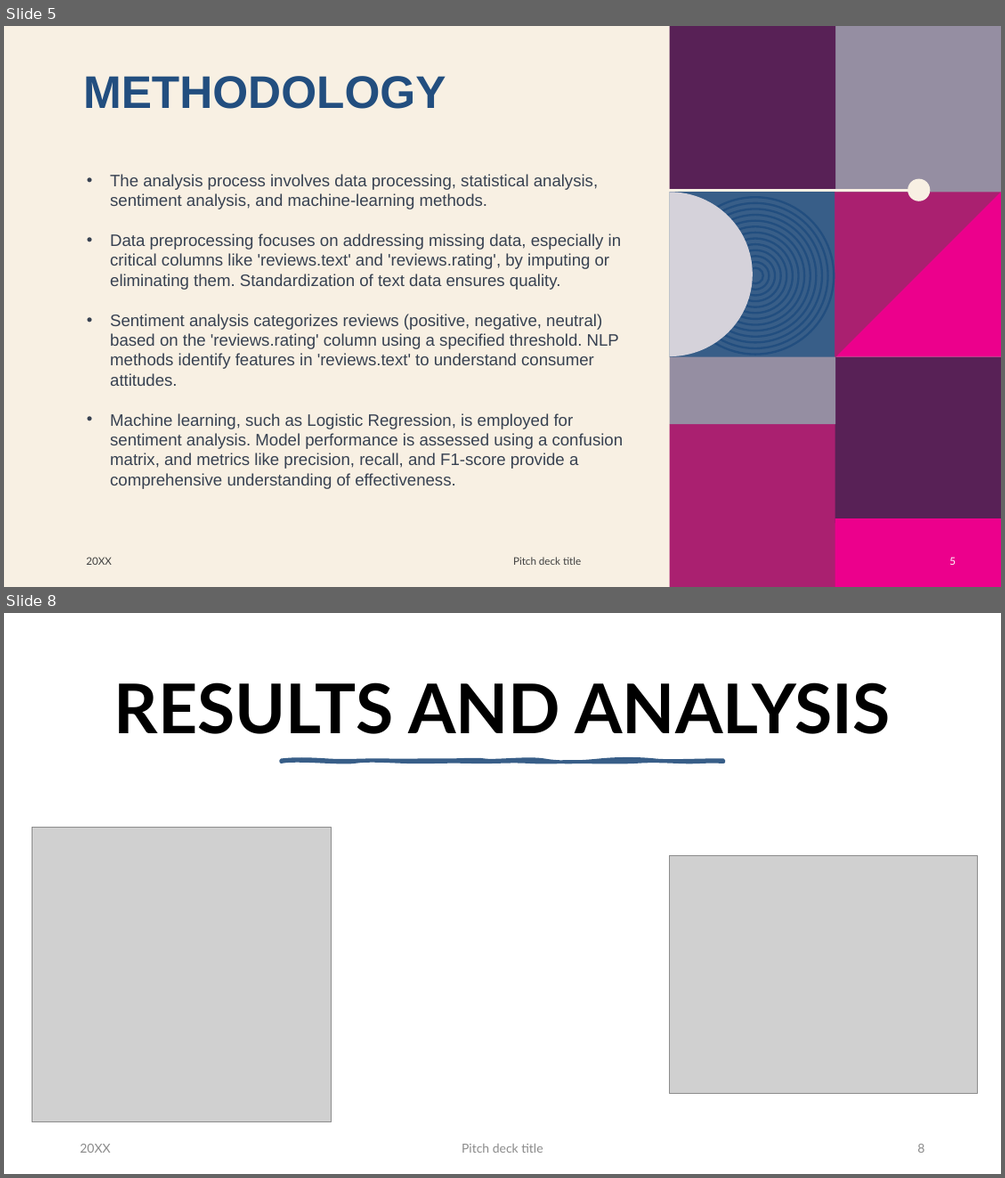
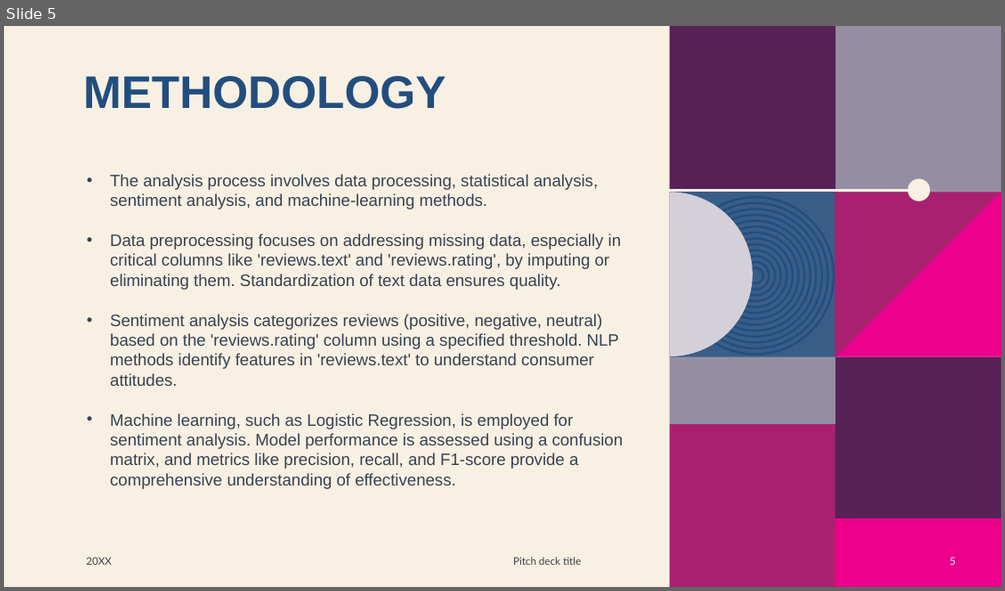
Before and after one commit to Demiarge/CSE431_BRACU, a slide deck: Submission4/slide.pptx. Shown one above the other, each under a label of ours: slides 5 and 8 before the commit, slide 5 after it; the slides between them are not shown. The pictures are 1005x1178 and 1005x591 pixels, drawn with LibreOffice and Linux fonts; fonts in the diff are those of the drawing; grey boxes stand for pictures; background and template pictures are left out. Boxes give left, top, right and bottom in pixels: in the first picture for what was removed or moved away, otherwise in the second. Text is boxed around its words. In the diff, an @@ line names an element or a change of style, - is before the commit and + after.

```diff
--- a/Submission4/slide.pptx
+++ b/Submission4/slide.pptx
@@ slide 8 removed at (4, 613, 1001, 1174), background #FFFFFF @@
@@ rectangle removed at (4, 613, 1001, 1174) @@
@@ title removed at (114, 682, 890, 734) @@
-RESULTS AND ANALYSIS
@@ freeform shape removed at (282, 761, 724, 762) @@
@@ group removed at (4, 613, 87, 1174): 4 rectangles @@
@@ picture removed at (32, 827, 332, 1122) @@
@@ picture removed at (670, 855, 977, 1093) @@
@@ text removed at (80, 1143, 110, 1152) @@
-20XX
@@ text removed at (461, 1143, 542, 1152) @@
-Pitch deck title
@@ page number removed at (917, 1143, 924, 1152) @@
-8
```
Also in this commit, not shown: 4 other slides changed, 6 other slides removed, 3 other files.
